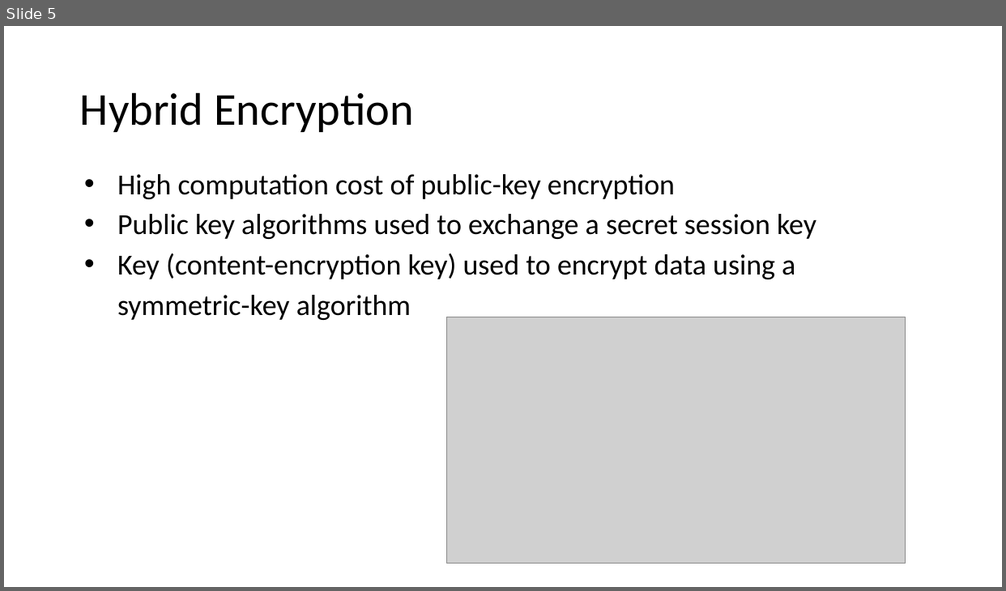
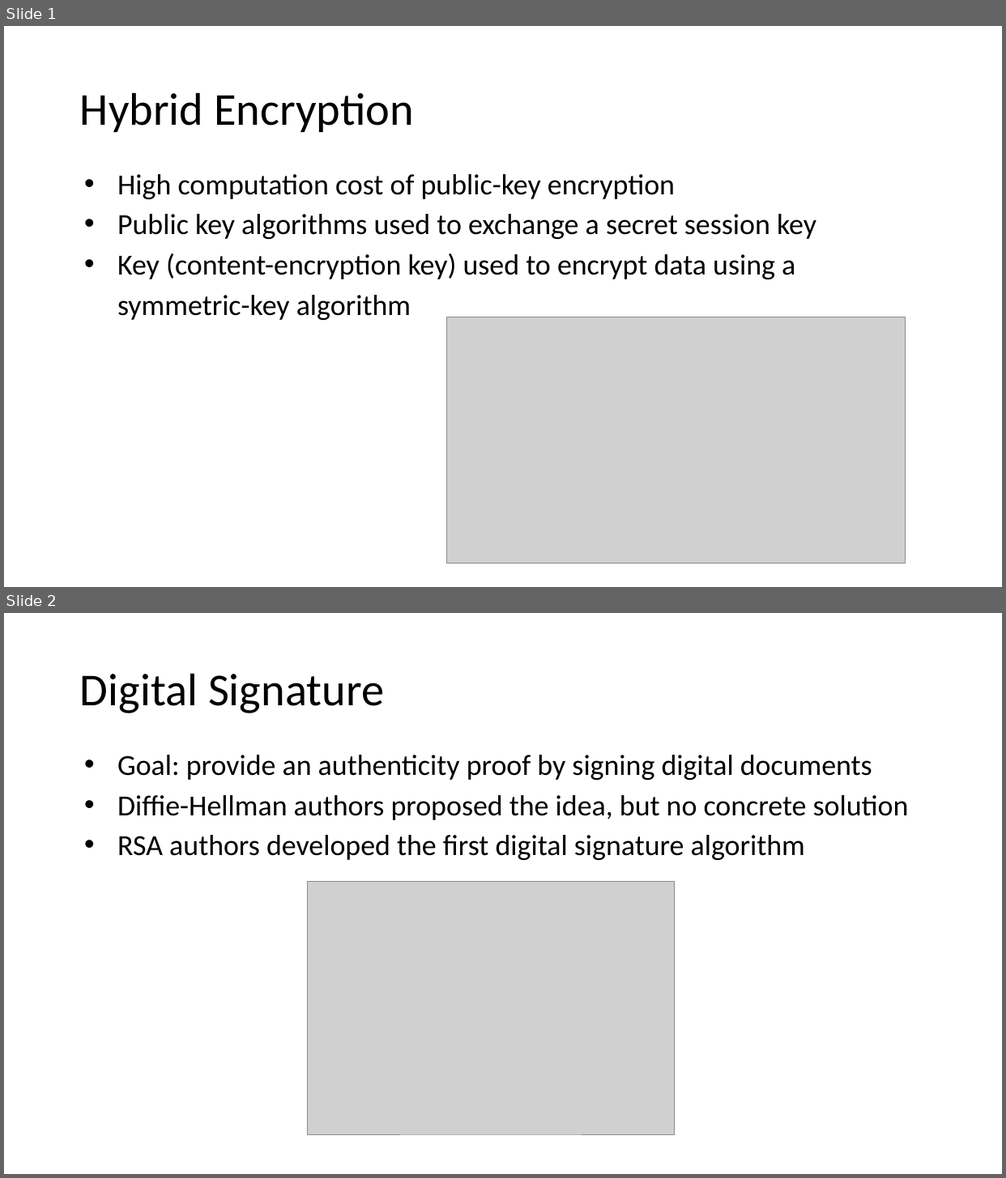
Before and after one commit to ayatkhosh/first, a slide deck: C03_Public_Key_Encryption.pptx. Shown one above the other, each under a label of ours: slide 5 before the commit, slides 1 and 2 after it. The pictures are 1006x591 and 1006x1178 pixels, drawn with LibreOffice and Linux fonts; fonts in the diff are those of the drawing; grey boxes stand for pictures. Boxes give left, top, right and bottom in pixels: in the first picture for what was removed or moved away, otherwise in the second. Text is boxed around its words. In the diff, an @@ line names an element or a change of style, - is before the commit and + after.

```diff
--- a/C03_Public_Key_Encryption.pptx
+++ b/C03_Public_Key_Encryption.pptx
@@ slide 2 added at box(4, 613, 1002, 1174), background #FFFFFF @@
@@ title added at box(80, 673, 384, 713), 44 pt, text #000000 @@
+Digital Signature
@@ text added at box(117, 755, 909, 860), 28 pt, text #000000 @@
+• Goal: provide an authenticity proof by signing digital documents
+• Diffie-Hellman authors proposed the idea, but no concrete solution
+• RSA authors developed the first digital signature algorithm
@@ picture added at box(308, 882, 675, 1135) @@
@@ what was slide 5 is now slide 1 @@
```
Also in this commit, not shown: 1 slide changed, 4 other slides added, 8 slides removed, 1 other file.
